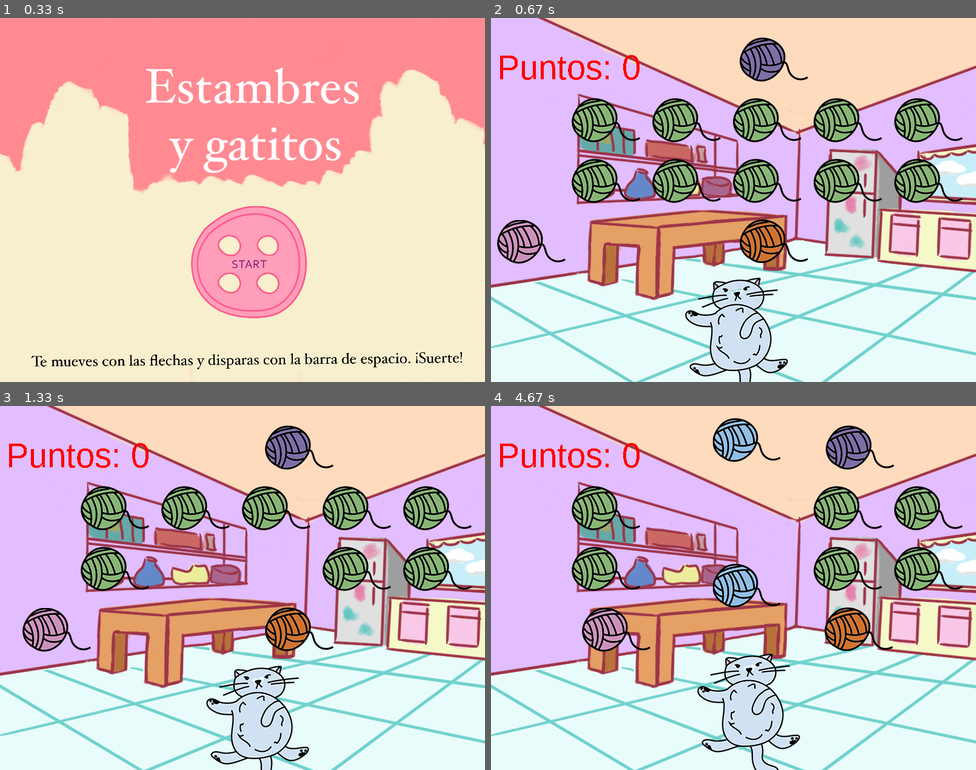
Above: before the commit, frames 1-4 (two rows, left to right).
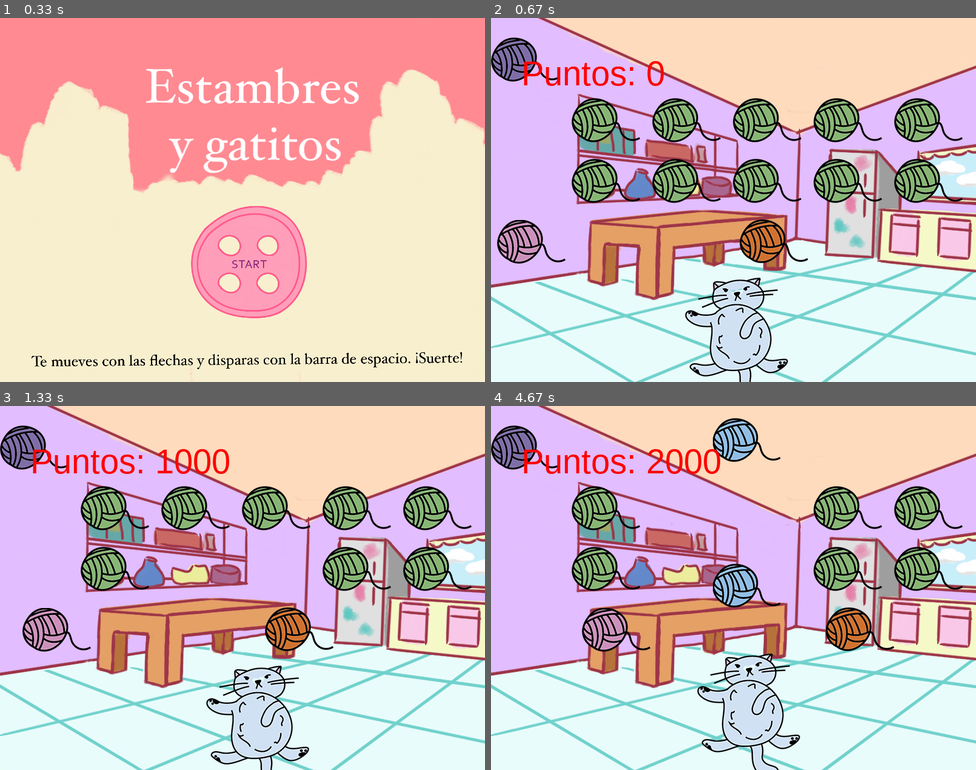
Above: after the commit, the same moments.

Repository: FundamentosProgramacion-2019-11/ProyectoFinal
Game: pygame game, started from Videojuego_gatito.py
The game is run twice, just before and just after one commit, with the same random seed, the same clock (stepped at 60 frames per second) and the same inputs.
Inputs (mouse positions are in pixels of both pictures, inside the frame that each line leads up to):
- Up to frame 1 (0.33 s): no input
- Up to frame 2 (0.67 s): click (718, 236) at 0.38 s
- Up to frame 3 (1.33 s): tap Space at 0.67, 1.07 s; hold Right from 1 s (still down)
- Up to frame 4 (4.67 s): tap Space at 1.37, 1.57, 1.9, 2.2, 2.4, 2.7, 2.97, 3.3, 3.6, 3.73, 4.13, 4.43 s; release Right at 1.47 s; hold Up 1.5-1.8 s; hold Right 1.83-2.3 s; hold Left 2.33-2.87 s; hold Down 2.9-3.2 s; hold Left 3.23-3.63 s; hold Up 3.67-4.03 s; hold Right from 4.07 s (still down)

Frame 1 is identical in both runs. In frame 2, 2.7% of the frame differs, in the area x 0-66%, y 5-19%; in frame 3, 3.0%; in frame 4, 3.6%, in the area x 0-84%, y 5-68%.

Commit message:
Andrea Romo Ortega grupo 3
ya quedó profe, gracias.

Diff:
--- a/Videojuego_gatito.py
+++ b/Videojuego_gatito.py
@@ -3,6 +3,7 @@
 
 import pygame   # Librería de pygame
 import math
+import random
 # Dimensiones de la pantalla
 ANCHO = 800
 ALTO = 600
@@ -85,35 +86,41 @@
             spriteBala.rect.left = -1
 
 
-
-def ColisionEnemigo(listaBalas, listaEnemigos):
-
+def probarColisión(listaBalas, listaEnemigos):
     for bala in listaBalas:
         for enemigo in listaEnemigos:
             if bala.rect.colliderect(enemigo)== True:
                 listaEnemigos.remove(enemigo)
                 listaBalas.remove(bala)
-
-
-
-
-
-
-
-
-def dibujarMarcador(ventana, marcador, fuente, listaEnemigo):
-
-
-    texto = fuente.render("Puntos: " + str(marcador),0, ROJO) #convierte texto a imagen
-    ventana.blit(texto,(10,50))
-
+                return 0
+                break
+
+
+def probarColisiónMuerto(listaBalas, listaMuerto):
+    for bala in listaBalas:
+
+        for muerto in listaMuerto:
+            print(len(listaMuerto))
+            if bala.rect.colliderect(muerto)== True:
+                listaMuerto.remove(muerto)
+                listaBalas.remove(bala)
+                print(len(listaMuerto))
+                return 0
+                break
+
+
+
+
+def dibujarMarcador(ventana, marcador, fuente):
+    texto = fuente.render("Puntos: " + str(marcador),1, ROJO) #convierte texto a imagen
+    ventana.blit(texto,(50,60))
+   # if probarColisión == True:
 
 
 
 def genararEnemigos(listaEnemigos, imgEnemigo):
-
-    if xEnemigo == ANCHO - 239 or xEnemigo <= 0:  # 128 x 78
-        DX = -DX
+    if xMuerto == ANCHO - 239 or xMuerto <= 0:  # 128 x 78
+                DX = -DX
     for y in range(100, 200+1, 100): # donde empieza donde termina y va de 100 e 100  #renglones de enemigos que aparecerán en pantalla
         for x in range (133,670,133): # esta es la varieba x o sea columnas horizontales
             #crear enemigos en x,y con sprites
@@ -123,6 +130,7 @@
             spriteEnemigo.rect.left = x
             spriteEnemigo.rect.top = y
             listaEnemigos.append (spriteEnemigo) #es la lista de sprite
+            #print(len(listaEnemigos))
 
 
 
@@ -130,17 +138,25 @@
     for enemigo in listaEnemigo:
         ventana.blit(enemigo.image, enemigo.rect)
 
-
-def verificarColision(listaMuerto, spriteBala,listaBalas):
-    for bala in listaBalas:
-        for muerto in listaMuerto:
-            if muerto.rect.colliderect(spriteBala)  == True:
-                listaMuerto.remove(muerto)
-                spriteBala.rect.left = -1
-
-
-
-            break
+def dibujarListaMuerto(ventana, listaMuerto):
+    print(len(listaMuerto))
+    for muerto in listaMuerto:
+        ventana.blit(muerto.image, muerto.rect)
+
+
+def verificarColision(listaEnemigos, spriteBala, muerto):
+    for enemigo in listaEnemigos:
+        if enemigo.rect.colliderect(spriteBala)  == True:
+            listaEnemigos.remove(enemigo)
+            spriteBala.rect.left = -1
+
+
+def verificarColisionMuerto(listaMuerto, spriteBala, enemigo):
+    for muerto in listaMuerto:
+        if muerto.rect.colliderect(spriteBala)  == True:
+            listaMuerto.remove(muerto)
+            spriteBala.rect.left = -1
+            print(len(listaMuerto))
 
 
 
@@ -159,55 +175,6 @@
 def moverBalas(listaBalas):
     for bala in listaBalas:
         bala.rect.top -= 20
-
-
-def dibujarFondoMenu(ventana, fondoMenu):
-    global xFondo
-    ventana.blit(fondoMenu, (0, 0))
-    xFondo-= 1
-
-
-def dibujarFondoGanaste(ventana, fondoGanaste):
-    global xFondo
-    ventana.blit(fondoGanaste,(0, 0))
-    xFondo -= 1
-
-
-def dibujarFondoPerdiste(ventana, fondoPerdiste):
-    global xFondo
-    ventana.blit(fondoPerdiste,(0, 0))
-    xFondo-= 1
-
-
-def generarMuerto(listaMuerto, muerto):
-    for y in range(200, 400+1, 100): # donde empieza donde termina y va de 100 e 100  #renglones de enemigos que aparecerán en pantalla
-        for x in range (133): # esta es la varieba x o sea columnas horizontales
-            #crear enemigos en x,y con sprites
-            spriteMuerto = pygame.sprite.Sprite()
-            spriteMuerto.image= muerto
-            spriteMuerto.rect = muerto.get_rect()
-            spriteMuerto.rect.left = x
-            spriteMuerto.rect.top = y
-            listaMuerto.append (spriteMuerto) #es la lista de sprite
-
-
-def dibujarmuerto(ventana, muerto):
-    global xMuerto, DX, yMuerto, DY
-    ventana.blit(muerto, (xMuerto, yMuerto))
-    xMuerto += DX
-    # probar choque der-izq
-    if xMuerto == ANCHO - 239 or xMuerto <= 0:  # 128 x 78
-        DX = -DX
-
-
-
-
-
-
-def contarPuntos(listaEnemigos, marcador):
-    for enemigo in listaEnemigos:
-        if ColisionEnemigo == True:
-            marcador += 500
 
 
 def dibujarNaranja(ventana, naranja):
@@ -227,13 +194,74 @@
     if Xrosa == ANCHO - 239 or Xrosa <= 0:  # 128 x 78
         DX = -DX
 
-
 def premios(puntos, spriteBala, rosa, naranja):
     if spriteBala.rect.colliderect(naranja):
         puntos +=1000
 
     elif spriteBala.rect.colliderect(rosa):
         puntos+= 5000
+
+
+
+def dibujarFondoMenu(ventana, fondoMenu):
+    global xFondo
+    ventana.blit(fondoMenu, (0, 0))
+    xFondo-= 1
+
+
+def dibujarFondoGanaste(ventana, fondoGanaste):
+    global xFondo
+    ventana.blit(fondoGanaste,(0, 0))
+    xFondo -= 1
+
+
+def dibujarFondoPerdiste(ventana, fondoPerdiste):
+    global xFondo
+    ventana.blit(fondoPerdiste,(0, 0))
+    xFondo-= 1
+
+
+def generarMuerto(listaMuerto, muerto):
+
+    #for y in range(1): # donde empieza donde termina y va de 100 e 100  #renglones de enemigos que aparecerán en pantalla
+      #for x in range (1): # esta es la varieba x o sea columnas horizontales
+
+            #crear enemigos en x,y con sprites
+        spriteMuerto = pygame.sprite.Sprite()
+        spriteMuerto.image= muerto
+        spriteMuerto.rect = muerto.get_rect()
+
+
+
+
+        #spriteMuerto.rect.left = x
+        #spriteMuerto.rect.top = y
+        listaMuerto.append(spriteMuerto) #es la lista de sprite
+            #print(len(listaMuerto))
+
+
+
+
+
+def dibujarmuerto(ventana, muerto):
+    global xMuerto, DX, yMuerto, DY
+    ventana.blit(muerto, (xMuerto, yMuerto))
+    xMuerto += 0
+    xMuerto += DX
+    # probar choque der-izq
+    if xMuerto == ANCHO - 239 or xMuerto <= 0:  # 128 x 78
+        DX = -DX
+
+
+
+
+def NohayEnemigos(listaEnemigos, enemigo):
+    for enemigo in listaEnemigos:
+
+        if enemigo == 0:
+            NohayEnemigos = True
+        else:
+            NohayEnemigos= False
 
 
 
@@ -254,8 +282,8 @@
     fondoJuego= pygame.image.load("fondo_nivel.png")
     gatita = pygame.image.load("gato_tamaño.png")
     muerto = pygame.image.load("estambre_morado_.png")
-    naranja =pygame.image.load("estambre_naranja_.png")
-    rosa=pygame.image.load("estambre_rosa_.png")
+    naranja = pygame.image.load("estambre_naranja_.png")
+    rosa = pygame.image.load("estambre_rosa_.png")
     enemigo = pygame.image.load("estambre_verde_.png")
     imgBala = pygame.image.load("estambre_azul_.png")
 
@@ -263,10 +291,19 @@
     listaEnemigos=[] #creamos una lista vacía
     genararEnemigos(listaEnemigos, enemigo)
     listaMuerto =[]
+    print(len(listaMuerto))
     generarMuerto(listaMuerto, muerto)
+
 
     #lista de proyectile
     listaBalas = [] #lista vacía
+
+    #variable enemigos
+    enemigos = len(listaEnemigos)
+    #print(enemigos)
+
+    #variable muerto
+    muertos = len(listaMuerto)
 
     #SPRITES
     spriteBala= pygame.sprite.Sprite()
@@ -289,17 +326,17 @@
     ymouse = -1
 
     #estados
-    MENU =1
+    MENU = 1
     NIVEL1 = 2
     GANASTE = 3
-    PERDISTE =4
+    PERDISTE = 4
     estado = MENU
 
     #texto
     fuente= pygame.font.SysFont("Arial", 56)
 
     marcador= 0
-    puntos = 0
+
 
 
 
@@ -330,15 +367,12 @@
                     nuevaBala.rect.top = ygatita
                     listaBalas.append(nuevaBala)
                     efectoDisparo.play()
-            elif evento.type == pygame.KEYUP:
-                if evento.key== pygame.K_p:
-                        estado = PERDISTE
-
-                elif evento.key == pygame.K_m:
-                        estado = MENU
-
-                elif evento.key == pygame.K_g:
-                        estado= GANASTE
+
+
+                elif muerto.rect.colliderect(spriteBala) == True:
+                    estado = PERDISTE
+
+
 
 
 
@@ -358,21 +392,36 @@
 
         elif estado== NIVEL1:
             # actualizar
-            probarColision = ColisionEnemigo(listaBalas, listaEnemigos)
-            while probarColision == True:  #es la condición
+            hayColision=probarColisión(listaBalas, listaEnemigos)
+            hayColisionMuerto = probarColisiónMuerto(listaBalas,listaMuerto)
+            if hayColision == 0:  #es la condición
+                enemigos -= 1
+                #print(enemigos)
                 marcador += 500
+                if enemigos == 0:
+                    print(45)
+                    #print(estado)
+                    estado = GANASTE
+
+            if hayColisionMuerto == 0:
+                muertos -=1
+                if muertos == 0:
+                    print(54)
+                    estado = PERDISTE
+
+
+
+
 
 
 
 
 
              #COLISIÓN CONTRA TODOS LOS ENEMIGOS
-
-            contarPuntos(listaEnemigos, puntos)
-
-            #premios(puntos,spriteBala, rosa, naranja)
-
-
+            verificarColision(listaEnemigos, spriteBala, muerto)
+            #NohayEnemigos(listaEnemigos, enemigo)
+
+            #verificarColisionMuerto(listaMuerto, spriteBala, enemigo)
 
 
             moverBalas(listaBalas)# lista para que avancen as balas
@@ -381,15 +430,16 @@
             dibujarFondo(ventana, fondoJuego)
             dibujarGatita(ventana, gatita)
             #dibujarEnemigo( ventana, enemigo)
-            dibujarmuerto (ventana, muerto)
+            #dibujarmuerto (ventana, muerto)
             dibujarListaEnemigo (ventana, listaEnemigos)
+            dibujarListaMuerto(ventana, listaMuerto)
+            dibujarNaranja(ventana, naranja)
+            dibujarRosa(ventana, rosa)
             dibujarProyectil( ventana, spriteBala)
             dibujarListaBalas(ventana, listaBalas)
-            dibujarNaranja(ventana,naranja)
-            dibujarRosa (ventana,rosa)
-            dibujarMarcador(ventana, marcador, fuente, contarPuntos)
             #dibujarAtaque(ventana, spriteAtaque)
-
+            # dibuja el texto
+            dibujarMarcador(ventana, marcador, fuente)
 
 
 
@@ -397,15 +447,12 @@
 
         elif estado == GANASTE:
             dibujarFondoGanaste(ventana, fondoGanaste)
-
-
-
+            #mostrarPuntos()
 
 
 
 
         elif estado == PERDISTE:
-
             dibujarFondoPerdiste(ventana, fondoPerdiste)
 
         pygame.display.flip()  # Actualiza trazos (Si no llamas a esta función, no se dibuja)
